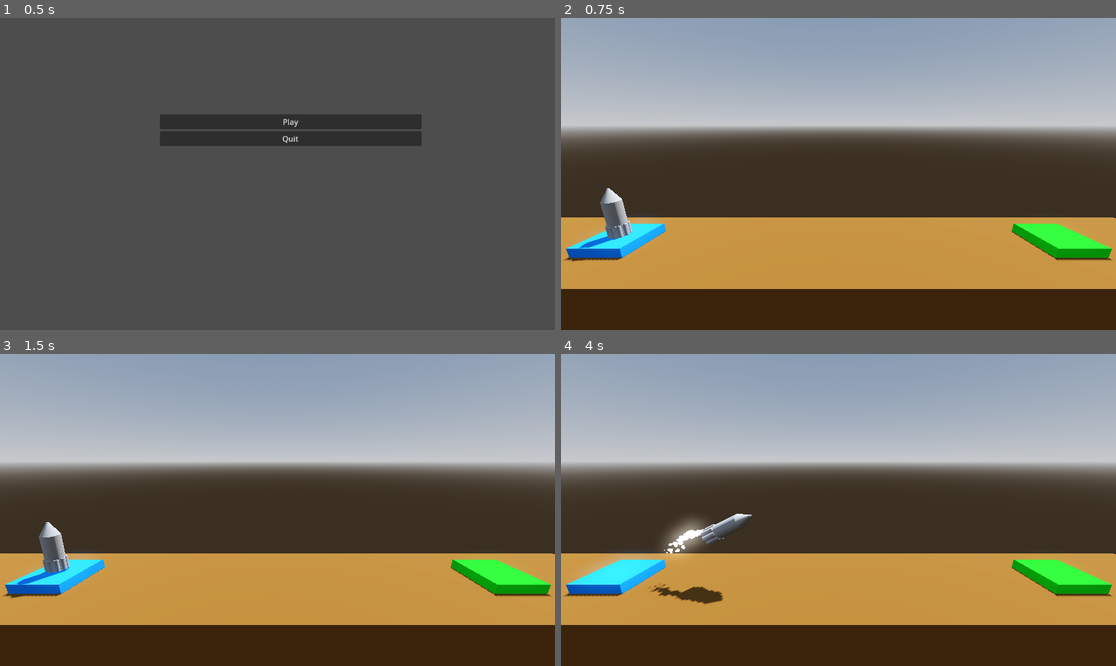
Above: before the commit, frames 1-4 (two rows, left to right).
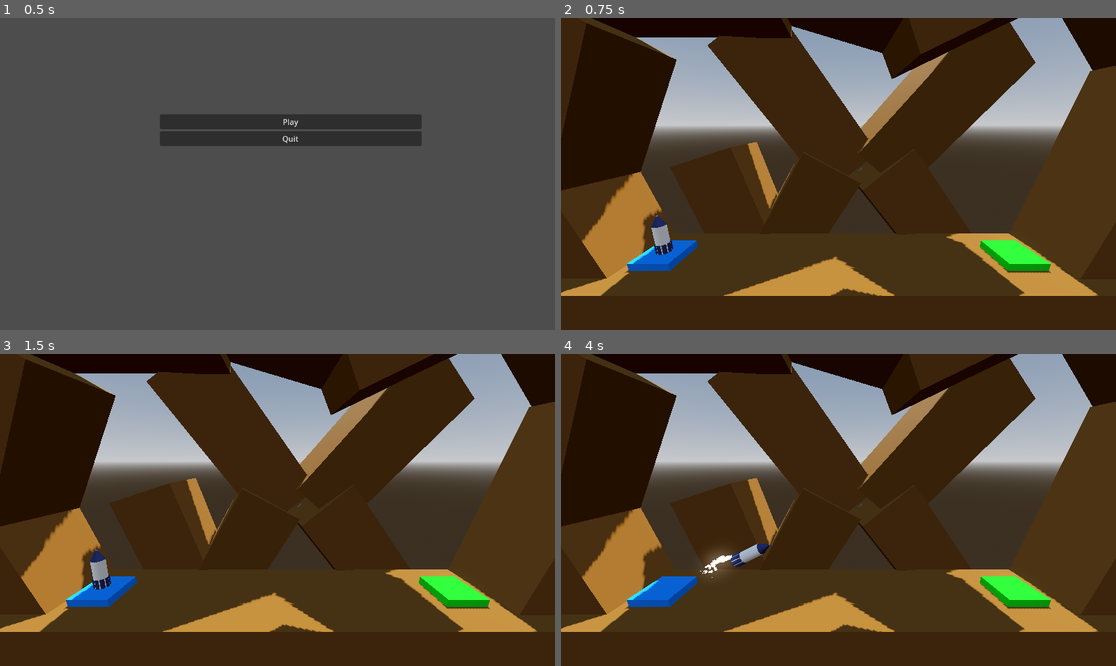
Above: after the commit, the same moments.

Repository: 253asap/projectBoost
Game: Godot game, scene res://menu.tscn
The game is run twice, just before and just after one commit, with the same random seed, the same clock (stepped at 60 frames per second) and the same inputs.
Inputs:
- Up to frame 1 (0.5 s): no input
- Up to frame 2 (0.75 s): click "Play" at 0.5 s
- Up to frame 3 (1.5 s): tap Enter at 1.25 s; hold D (rotateRight) from 1.28 s (still down); hold Space (boost) from 1.28 s (still down)
- Up to frame 4 (4 s): release D (rotateRight) at 2.03 s; release Space (boost) at 2.03 s; hold A (rotateLeft) 2.03-2.78 s; tap Space (boost) at 2.1, 3.6 s; hold Space (boost) 2.78-3.53 s; hold D (rotateRight) from 2.78 s (still down)

Frame 1 is identical in both runs. In frame 2, 56% of the frame differs, in the area x 0-100%, y 0-90%; in frame 3, 56%; in frame 4, 57%.

Commit message:
colored ship, added map designs

Diff:
--- a/Level/level.tscn
+++ b/Level/level.tscn
@@ -40,6 +40,66 @@
 size = Vector3(30, 8, 5)
 material = SubResource("StandardMaterial3D_63lmp")
 
+[node name="Wall" type="CSGBox3D" parent="Floor"]
+transform = Transform3D(0.95388, -0.30019, 0, 0.30019, 0.95388, 0, 0, 0, 1, -12.7151, 4.03939, -0.501464)
+size = Vector3(4, 10, 4)
+material = SubResource("StandardMaterial3D_63lmp")
+
+[node name="Wall2" type="CSGBox3D" parent="Floor"]
+transform = Transform3D(0.879358, 0.476162, 0, -0.476162, 0.879358, 0, 0, 0, 1, -12.7151, 10.8247, -0.501464)
+size = Vector3(4, 10, 4)
+material = SubResource("StandardMaterial3D_63lmp")
+
+[node name="Wall3" type="CSGBox3D" parent="Floor"]
+transform = Transform3D(0.96933, 0.245764, 0, -0.245764, 0.96933, 0, 0, 0, 1, 14.3364, 8.35892, -0.455903)
+size = Vector3(4, 10, 4)
+material = SubResource("StandardMaterial3D_63lmp")
+
+[node name="Wall4" type="CSGBox3D" parent="Floor"]
+transform = Transform3D(0.733599, -0.679582, 0, 0.679582, 0.733599, 0, 0, 0, 1, 14.1693, 16.1967, -0.443488)
+size = Vector3(4, 10, 4)
+material = SubResource("StandardMaterial3D_63lmp")
+
+[node name="Ceiling" type="CSGBox3D" parent="Floor"]
+transform = Transform3D(-0.00404912, 0.999992, 0, -0.999992, -0.00404912, 0, 0, 0, 1, -7.35605, 17.3089, -0.501464)
+size = Vector3(4, 10, 4)
+material = SubResource("StandardMaterial3D_63lmp")
+
+[node name="Ceiling2" type="CSGBox3D" parent="Floor"]
+transform = Transform3D(-0.255952, 0.96669, 0, -0.96669, -0.255952, 0, 0, 0, 1, 0.173723, 17.2385, -0.501464)
+size = Vector3(4, 10, 4)
+material = SubResource("StandardMaterial3D_63lmp")
+
+[node name="Ceiling3" type="CSGBox3D" parent="Floor"]
+transform = Transform3D(0.415932, 0.909396, 0, -0.909396, 0.415932, 0, 0, 0, 1, 6.69431, 17.202, -0.501464)
+size = Vector3(4, 10, 4)
+material = SubResource("StandardMaterial3D_63lmp")
+
+[node name="Background" type="CSGBox3D" parent="Floor"]
+transform = Transform3D(0.95388, -0.30019, 0, 0.30019, 0.95388, 0, 0, 0, 1, -6.74166, 4.22157, -4.5992)
+size = Vector3(4, 10, 4)
+material = SubResource("StandardMaterial3D_63lmp")
+
+[node name="Background2" type="CSGBox3D" parent="Floor"]
+transform = Transform3D(0.858154, 0.504564, 0.0948013, -0.495542, 0.86234, -0.103959, -0.134205, 0.0422349, 0.990053, -2.95781, 4.22157, -4.5992)
+size = Vector3(4, 10, 4)
+material = SubResource("StandardMaterial3D_63lmp")
+
+[node name="Background3" type="CSGBox3D" parent="Floor"]
+transform = Transform3D(0.781045, -0.610383, 0.131912, 0.609883, 0.790979, 0.0489291, -0.134205, 0.0422349, 0.990053, 5.87151, 4.22157, -4.5992)
+size = Vector3(4, 10, 4)
+material = SubResource("StandardMaterial3D_63lmp")
+
+[node name="Background4" type="CSGBox3D" parent="Floor"]
+transform = Transform3D(0.752489, 0.654425, 0.0740851, -0.644786, 0.754947, -0.119608, -0.134205, 0.0422349, 0.990053, 5.87151, 11.9199, -4.5992)
+size = Vector3(4, 10, 4)
+material = SubResource("StandardMaterial3D_63lmp")
+
+[node name="Background5" type="CSGBox3D" parent="Floor"]
+transform = Transform3D(0.791539, -0.596528, 0.132743, 0.596201, 0.801481, 0.0466264, -0.134205, 0.0422349, 0.990053, -2.32804, 11.9199, -4.5992)
+size = Vector3(4, 10, 4)
+material = SubResource("StandardMaterial3D_63lmp")
+
 [node name="LaunchPad" type="CSGBox3D" parent="."]
 transform = Transform3D(1, 0, 0, 0, 1, 0, 0, 0, 1, -9.375, 0.2, 0)
 use_collision = true
@@ -55,7 +115,7 @@
 file_path = "res://Level/level2.tscn"
 
 [node name="Camera3D" type="Camera3D" parent="."]
-transform = Transform3D(1, 0, 0, 0, 0.97237, 0.233445, 0, -0.233445, 0.97237, -0.205, 4.875, 7.725)
+transform = Transform3D(1, 0, 0, 0, 0.97237, 0.233445, 0, -0.233445, 0.97237, -0.205, 6.865, 9.485)
 
 [node name="Player" parent="." instance=ExtResource("1_kieym")]
 transform = Transform3D(1, 0, 0, 0, 1, 0, 0, 0, 1, -9.375, 1.4, 0)
--- a/Level/level2.tscn
+++ b/Level/level2.tscn
@@ -46,7 +46,7 @@
 [node name="Obstacle" type="CSGBox3D" parent="." groups=["Hazard"]]
 transform = Transform3D(1, 0, 0, 0, 1, 0, 0, 0, 1, -0.274, 1.11171, 0)
 use_collision = true
-size = Vector3(3, 2, 3)
+size = Vector3(3, 4, 3)
 material = SubResource("StandardMaterial3D_7k2yt")
 
 [node name="LaunchPad" type="CSGBox3D" parent="."]
@@ -64,7 +64,7 @@
 file_path = "res://Level/level3.tscn"
 
 [node name="Camera3D" type="Camera3D" parent="."]
-transform = Transform3D(1, 0, 0, 0, 0.97237, 0.233445, 0, -0.233445, 0.97237, -0.205, 4.875, 7.725)
+transform = Transform3D(1, 0, 0, 0, 0.97237, 0.233445, 0, -0.233445, 0.97237, -0.205, 6.865, 9.485)
 
 [node name="Player" parent="." instance=ExtResource("2_n3d60")]
 transform = Transform3D(1, 0, 0, 0, 1, 0, 0, 0, 1, -9.375, 1.4, 0)
--- a/Level/level3.tscn
+++ b/Level/level3.tscn
@@ -70,7 +70,7 @@
 file_path = "res://Level/level4.tscn"
 
 [node name="Camera3D" type="Camera3D" parent="."]
-transform = Transform3D(1, 0, 0, 0, 0.97237, 0.233445, 0, -0.233445, 0.97237, -0.205, 4.875, 7.725)
+transform = Transform3D(1, 0, 0, 0, 0.97237, 0.233445, 0, -0.233445, 0.97237, -0.205, 6.865, 9.485)
 
 [node name="Player" parent="." instance=ExtResource("2_mo2gn")]
 transform = Transform3D(1, 0, 0, 0, 1, 0, 0, 0, 1, -9.375, 1.4, 0)
--- a/Level/level4.tscn
+++ b/Level/level4.tscn
@@ -56,7 +56,7 @@
 file_path = "NA"
 
 [node name="Camera3D" type="Camera3D" parent="."]
-transform = Transform3D(1, 0, 0, 0, 0.97237, 0.233445, 0, -0.233445, 0.97237, -0.205, 4.875, 7.725)
+transform = Transform3D(1, 0, 0, 0, 0.97237, 0.233445, 0, -0.233445, 0.97237, -0.205, 6.865, 9.485)
 
 [node name="Player" parent="." instance=ExtResource("2_l8m6a")]
 transform = Transform3D(1, 0, 0, 0, 1, 0, 0, 0, 1, -9.375, 1.4, 0)
--- a/Player.gd
+++ b/Player.gd
@@ -16,6 +16,8 @@
 var isTransitioning := false
 
 # Called every frame. 'delta' is the elapsed time since the previous frame.
+func _physics_process(delta):
+	pass
 func _process(delta: float) -> void:
 	# if the player is pressing "escape" then quit the game
 	if Input.is_action_pressed("menu"):
--- /dev/null
+++ b/blueish.tres
@@ -0,0 +1,4 @@
+[gd_resource type="StandardMaterial3D" format=3 uid="uid://df4t6nlub6kyg"]
+
+[resource]
+albedo_color = Color(0.184314, 0.223529, 0.431373, 1)
--- a/player.tscn
+++ b/player.tscn
@@ -7,10 +7,13 @@
 [ext_resource type="PackedScene" uid="uid://ux6ivcx1ovdp" path="res://Particles/booster_particles.tscn" id="5_v32lk"]
 [ext_resource type="PackedScene" uid="uid://dcecb8hw7dbrv" path="res://Particles/explosion_particles.tscn" id="6_c75b8"]
 [ext_resource type="PackedScene" uid="uid://jfwajmrh6ca7" path="res://Particles/success_particles.tscn" id="7_hlpey"]
+[ext_resource type="Material" uid="uid://df4t6nlub6kyg" path="res://blueish.tres" id="8_in3vg"]
 
 [sub_resource type="CylinderMesh" id="CylinderMesh_svoxy"]
 
 [sub_resource type="CylinderShape3D" id="CylinderShape3D_euqyw"]
+
+[sub_resource type="StandardMaterial3D" id="StandardMaterial3D_wquy3"]
 
 [sub_resource type="CylinderMesh" id="CylinderMesh_3mkql"]
 top_radius = 0.3
@@ -72,10 +75,12 @@
 
 [node name="Body" type="MeshInstance3D" parent="."]
 transform = Transform3D(1, 0, 0, 0, 1, 0, 0, 0, 1, 2.08165e-12, -0.25, 2.08165e-12)
+material_override = SubResource("StandardMaterial3D_wquy3")
 mesh = SubResource("CylinderMesh_3mkql")
 
 [node name="NoseCone" type="MeshInstance3D" parent="Body"]
 transform = Transform3D(1, 0, 0, 0, 1, 0, 0, 0, 1, 0, 1, 0)
+material_override = ExtResource("8_in3vg")
 mesh = SubResource("CylinderMesh_p1wjp")
 skeleton = NodePath("../..")
 
@@ -85,34 +90,42 @@
 
 [node name="Booster1" type="MeshInstance3D" parent="Body"]
 transform = Transform3D(1, 0, 0, 0, 1, 0, 0, 0, 1, -0.25, -0.5, 2.08165e-12)
+material_override = ExtResource("8_in3vg")
 mesh = SubResource("CylinderMesh_7idcu")
 
 [node name="Booster2" type="MeshInstance3D" parent="Body"]
 transform = Transform3D(1, 0, 0, 0, 1, 0, 0, 0, 1, 0.25, -0.5, 2.08165e-12)
+material_override = ExtResource("8_in3vg")
 mesh = SubResource("CylinderMesh_7idcu")
 
 [node name="Booster3" type="MeshInstance3D" parent="Body"]
 transform = Transform3D(1, 0, 0, 0, 1, 0, 0, 0, 1, 2.08165e-12, -0.5, 0.25)
+material_override = ExtResource("8_in3vg")
 mesh = SubResource("CylinderMesh_7idcu")
 
 [node name="Booster4" type="MeshInstance3D" parent="Body"]
 transform = Transform3D(1, 0, 0, 0, 1, 0, 0, 0, 1, 2.08165e-12, -0.5, -0.25)
+material_override = ExtResource("8_in3vg")
 mesh = SubResource("CylinderMesh_7idcu")
 
 [node name="Booster5" type="MeshInstance3D" parent="Body"]
 transform = Transform3D(1, 0, 0, 0, 1, 0, 0, 0, 1, -0.18, -0.5, -0.18)
+material_override = ExtResource("8_in3vg")
 mesh = SubResource("CylinderMesh_7idcu")
 
 [node name="Booster6" type="MeshInstance3D" parent="Body"]
 transform = Transform3D(1, 0, 0, 0, 1, 0, 0, 0, 1, 0.18, -0.5, -0.18)
+material_override = ExtResource("8_in3vg")
 mesh = SubResource("CylinderMesh_7idcu")
 
 [node name="Booster7" type="MeshInstance3D" parent="Body"]
 transform = Transform3D(1, 0, 0, 0, 1, 0, 0, 0, 1, 0.18, -0.5, 0.18)
+material_override = ExtResource("8_in3vg")
 mesh = SubResource("CylinderMesh_7idcu")
 
 [node name="Booster8" type="MeshInstance3D" parent="Body"]
 transform = Transform3D(1, 0, 0, 0, 1, 0, 0, 0, 1, -0.18, -0.5, 0.18)
+material_override = ExtResource("8_in3vg")
 mesh = SubResource("CylinderMesh_7idcu")
 
 [connection signal="body_entered" from="." to="." method="_on_body_entered"]
Not shown: 1 places in player.tscn that only renumber resources
